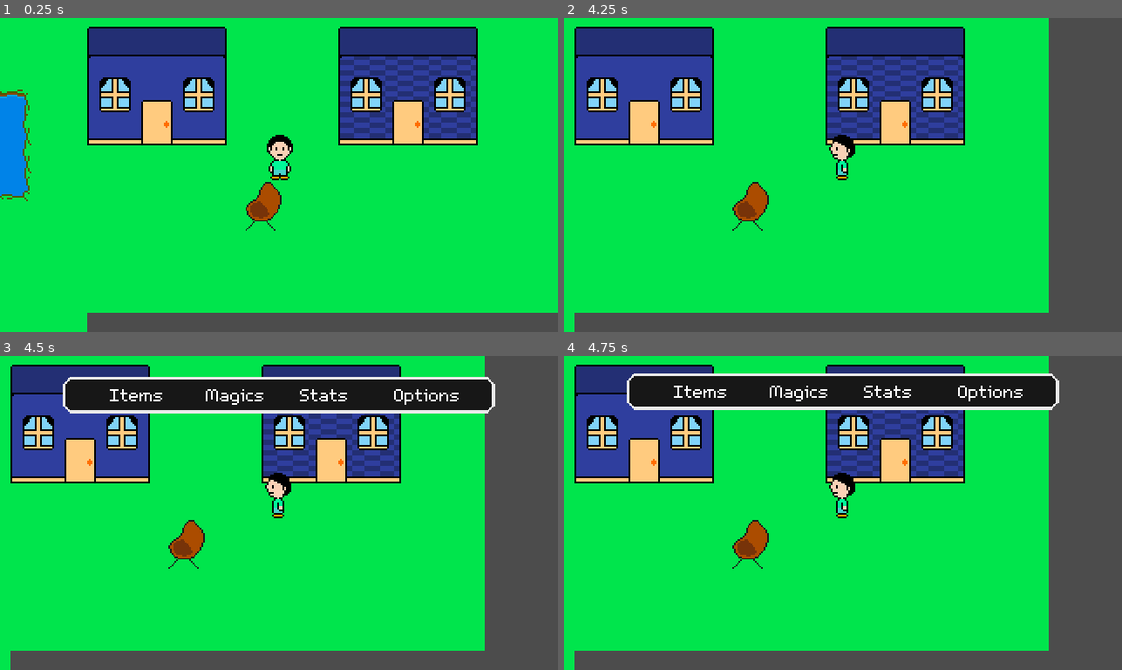
Above: before the commit, frames 1-4 (two rows, left to right).
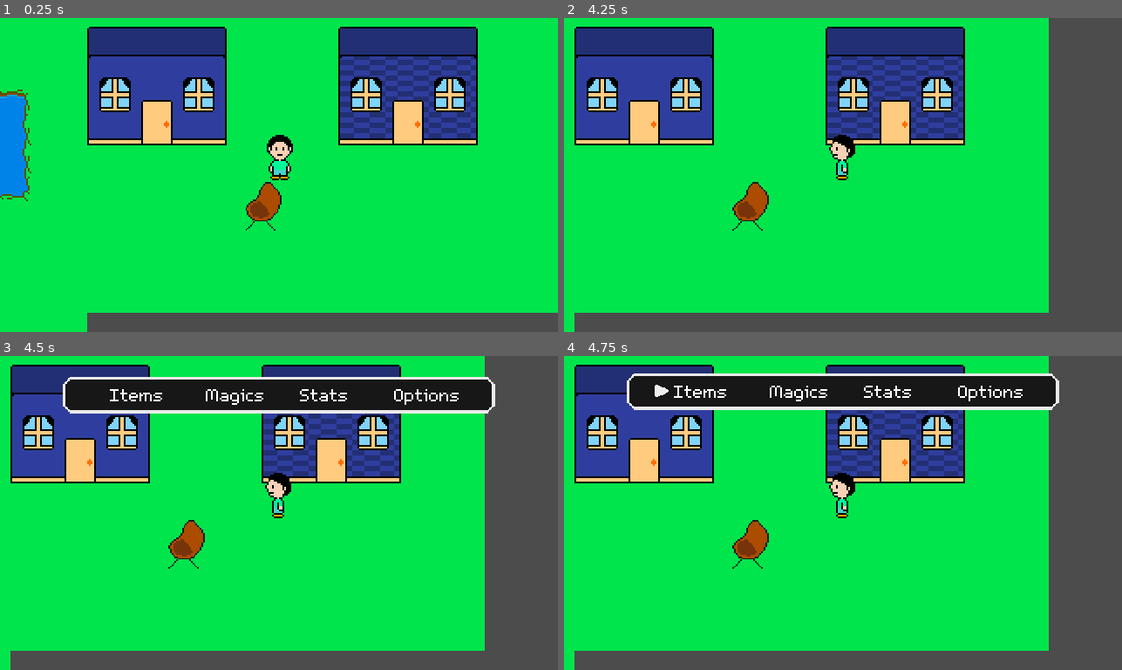
Above: after the commit, the same moments.

Repository: Ernestogtz99/godot-seasons
Game: Godot game, scene res://Game.tscn
Same seed, same stepped clock (60 frames per second), same inputs: the game is played once before the commit and once after it.
Inputs:
- Up to frame 1 (0.25 s): no input
- Up to frame 2 (4.25 s): tap Enter (ui_accept) at 0.5, 1.35, 1.52, 1.82, 2.85, 3.02, 3.32 s; hold Right (ui_right) 0.53-1.28 s; hold Enter (ui_accept) 0.53-1.28 s; hold Down (ui_down) 1.28-2.03 s; hold Right (ui_right) 2.03-2.78 s; hold Enter (ui_accept) 2.03-2.78 s; hold Up (ui_up) 2.78-3.53 s; hold Left (ui_left) from 3.53 s (still down); hold Enter (ui_accept) from 3.53 s (still down); tap C (menu) at 4.15 s
- Up to frame 3 (4.5 s): keep holding Left (ui_left); release Enter (ui_accept) at 4.28 s; tap Enter (ui_accept) at 4.35 s
- Up to frame 4 (4.75 s): keep holding Left (ui_left); tap Enter (ui_accept) at 4.52 s

Frames 1-3 are identical in both runs. In frame 4, less than 0.1% of the frame differs, in the area x 16-19%, y 9-14%.

Commit message:
Modificacion del sistema de abrir/cerrar menus

Diff:
--- a/GUI/ItemMenu.gd
+++ b/GUI/ItemMenu.gd
@@ -16,7 +16,6 @@
 
 
 func _ready() -> void:
-
 	#Populate Labels' text
 	var n_items := inventory.size()
 	var i := 1
@@ -30,7 +29,12 @@
 
 func _input(event: InputEvent) -> void:
 
-	#Close Menu
+	#CLOSE MENU
 	if event.is_action_pressed("ui_cancel"):
 		get_tree().set_input_as_handled()
-		close_menu(parentMenuNode)
+		play_closing_animation()
+
+
+
+func _on_AnimationPlayer_animation_finished(_anim_name: String) -> void:
+	handle_finished_animation()
--- a/GUI/ItemMenu.tscn
+++ b/GUI/ItemMenu.tscn
@@ -1,10 +1,43 @@
-[gd_scene load_steps=4 format=2]
+[gd_scene load_steps=6 format=2]
 
 [ext_resource path="res://Fonts/Font1.tres" type="DynamicFont" id=1]
 [ext_resource path="res://GUI/gui box 1.png" type="Texture" id=2]
 [ext_resource path="res://GUI/ItemMenu.gd" type="Script" id=3]
 
+[sub_resource type="Animation" id=1]
+resource_name = "Opening"
+length = 0.1
+step = 0.01
+tracks/0/type = "value"
+tracks/0/path = NodePath(".:visible")
+tracks/0/interp = 0
+tracks/0/loop_wrap = true
+tracks/0/imported = false
+tracks/0/enabled = true
+tracks/0/keys = {
+"times": PoolRealArray( 0, 0.1 ),
+"transitions": PoolRealArray( 1, 1 ),
+"update": 1,
+"values": [ false, true ]
+}
+
+[sub_resource type="Animation" id=2]
+length = 0.001
+tracks/0/type = "value"
+tracks/0/path = NodePath(".:visible")
+tracks/0/interp = 1
+tracks/0/loop_wrap = true
+tracks/0/imported = false
+tracks/0/enabled = true
+tracks/0/keys = {
+"times": PoolRealArray( 0 ),
+"transitions": PoolRealArray( 1 ),
+"update": 0,
+"values": [ false ]
+}
+
 [node name="ItemMenu" type="Control"]
+visible = false
 anchor_left = 0.5
 anchor_top = 0.5
 anchor_right = 0.5
@@ -139,3 +172,9 @@
 __meta__ = {
 "_edit_use_anchors_": false
 }
+
+[node name="AnimationPlayer" type="AnimationPlayer" parent="."]
+anims/Opening = SubResource( 1 )
+anims/RESET = SubResource( 2 )
+
+[connection signal="animation_finished" from="AnimationPlayer" to="." method="_on_AnimationPlayer_animation_finished"]
--- a/GUI/MainMenu.gd
+++ b/GUI/MainMenu.gd
@@ -23,34 +23,17 @@
 var space_between : int = 56
 
 func _ready() -> void:
-	parentMenuNode = self
 	state = OPENING
 	GameManager.GUI_active = true
 	animationNode.play("Opening")
 
-func _process(_delta: float) -> void:
-	match state:
-		OPENING:
-			if animationNode.is_playing() == false:
-				state = ACTIVE
-			pass
-		ACTIVE:
-			#_input
-			pass
-		INACTIVE:
-			pass
-		CLOSING:
-			if animationNode.is_playing() == false:
-				GameManager.GUI_active = false
-				queue_free()
-			pass
-
 
 func _input(event: InputEvent) -> void:
 	if state == ACTIVE:
+
 		var selection_changed : bool = false
 
-		#Manage Selection
+		#MANAGE SELECTION
 		if event.is_action_pressed("ui_left", false):
 			selection -= 1
 			selection_changed = true
@@ -66,13 +49,12 @@
 			selectorNode.position = newPos
 			selectorNode.get_node("AnimatedSprite").frame = 0
 
-		#Open new Menu
+
+		#OPEN NEW MENU
 		if event.is_action_pressed("ui_accept"):
 			var menuPackedScene : PackedScene
 			match selection:
 				options.ITEMS:
-#					var instance : Node = itemMenuScene.instance()
-#					get_parent().add_child(instance)
 					menuPackedScene = itemMenuScene
 
 				options.MAGIC:
@@ -89,7 +71,14 @@
 			if menuPackedScene != null:
 				open_menu(menuPackedScene)
 
-		#Close Menu
+
+		#CLOSE MENU
 		if event.is_action_pressed("menu") or event.is_action_pressed("ui_cancel"):
-			animationNode.play_backwards("Opening")
-			state = CLOSING
+			play_closing_animation()
+
+		get_tree().set_input_as_handled()
+
+
+
+func _on_AnimationPlayer_animation_finished(_anim_name: String) -> void:
+	handle_finished_animation()
--- a/GUI/MainMenu.tscn
+++ b/GUI/MainMenu.tscn
@@ -144,7 +144,6 @@
 scale = Vector2( 0.45, 0.45 )
 frames = SubResource( 5 )
 animation = "Selector"
-frame = 1
 speed_scale = 0.7
 playing = true
 offset = Vector2( -11.1111, 0 )
@@ -205,3 +204,5 @@
 [node name="AnimationPlayer" type="AnimationPlayer" parent="."]
 anims/Opening = SubResource( 1 )
 anims/RESET = SubResource( 2 )
+
+[connection signal="animation_finished" from="AnimationPlayer" to="." method="_on_AnimationPlayer_animation_finished"]
--- a/GUI/Menu.gd
+++ b/GUI/Menu.gd
@@ -5,7 +5,7 @@
 	OPENING,
 	ACTIVE,
 	INACTIVE,
-	CLOSING
+	CLOSING,
 }
 
 var state : int
@@ -26,13 +26,34 @@
 
 	instance.activeKeys[0] = true
 	instance.parentMenuNode = self
-
-	instance.state = ACTIVE
+	instance.animationNode.play("Opening")
+	instance.state = OPENING
 
 
 func close_menu(_parentMenuNode) -> void:
+	_parentMenuNode.activeKeys[0] = true
+	_parentMenuNode.state = ACTIVE
+
 	queue_free()
 
-	_parentMenuNode.activeKeys[0] = true
+func handle_finished_animation() -> void:
+	match state:
+		OPENING:
+			state = ACTIVE
+			pass
 
-	_parentMenuNode.state = ACTIVE
+		CLOSING:
+			if name == "MainMenu":
+				GameManager.GUI_active = false
+				queue_free()
+			else:
+				close_menu(parentMenuNode)
+
+
+func play_closing_animation() -> void:
+	if animationNode.has_animation("Closing"):
+		animationNode.play("Closing")
+	else :
+		animationNode.play_backwards("Opening")
+
+	state = CLOSING
